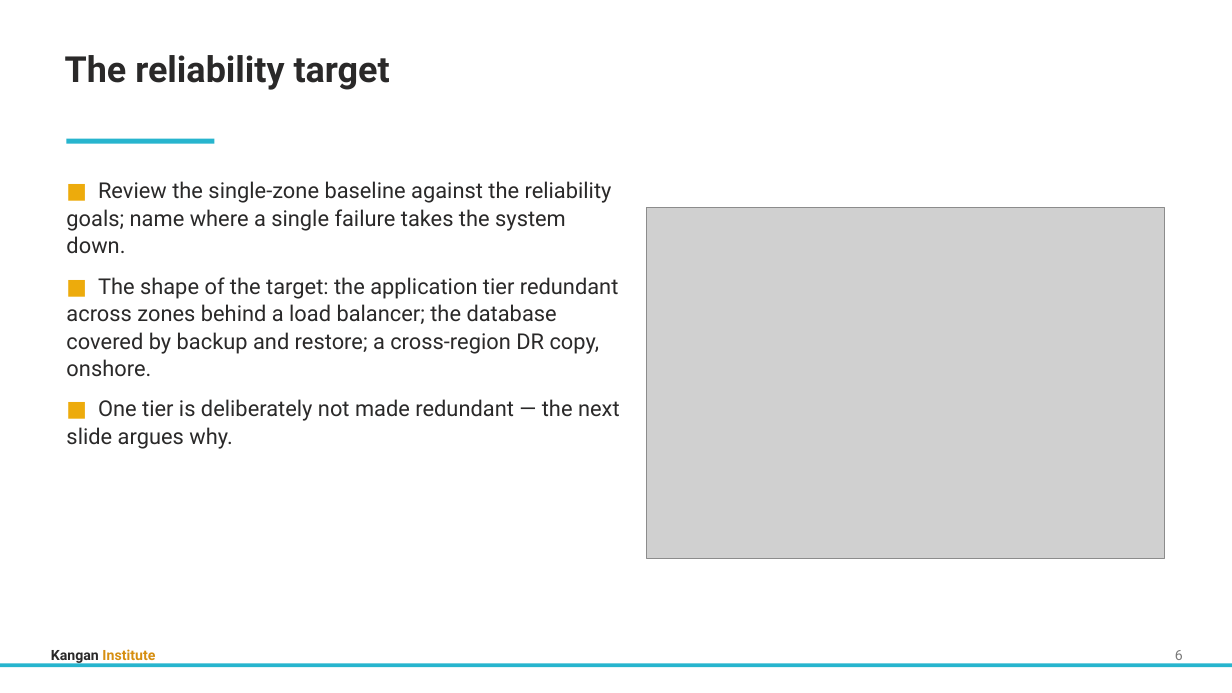
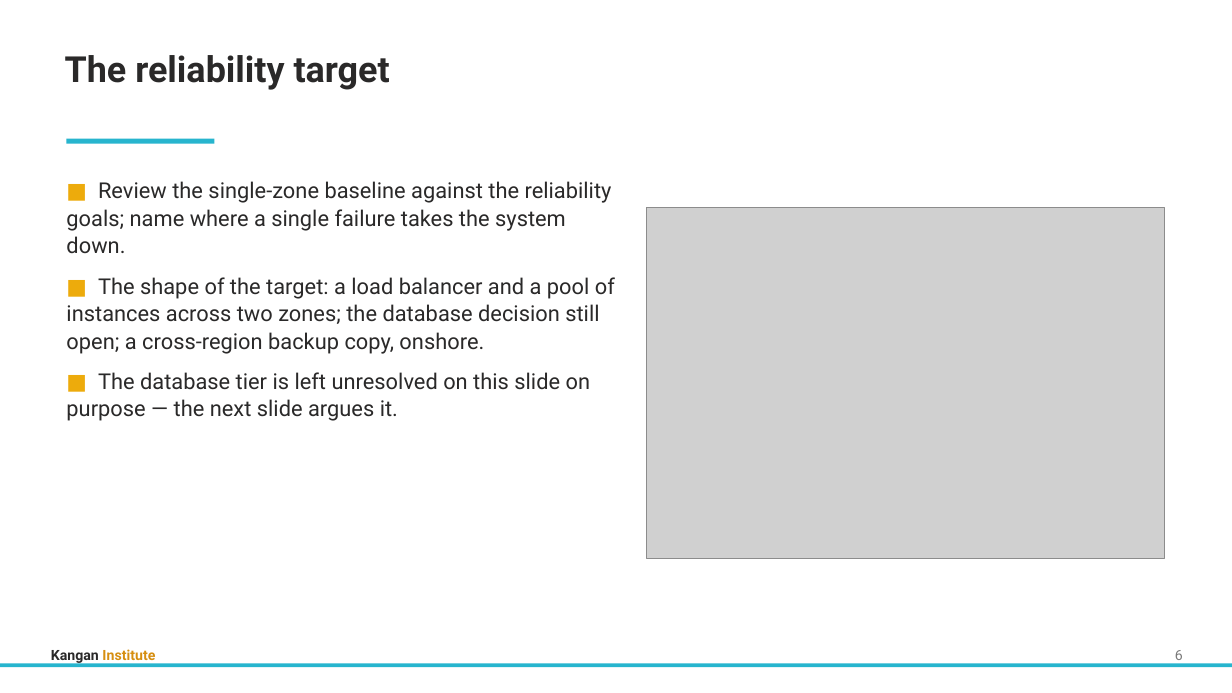
Before and after one commit to Digital-Initiatives-Kangan-Institute/diploma-cloud-cyber-content-s1, a slide deck: slide 9 of S1-CL3-Cloud-Infrastructure-Improvement/delivery/topic_03/Topic_03_Slides.pptx. Drawn at 1232x693 pixels with LibreOffice and Linux fonts; fonts in the diff are those of the drawing; grey boxes stand for pictures. Boxes give left, top, right and bottom in pixels: in the first picture for what was removed or moved away, otherwise in the second. Text is boxed around its words. In the diff, an @@ line names an element or a change of style, - is before the commit and + after.

```diff
--- a/S1-CL3-Cloud-Infrastructure-Improvement/delivery/topic_03/Topic_03_Slides.pptx
+++ b/S1-CL3-Cloud-Infrastructure-Improvement/delivery/topic_03/Topic_03_Slides.pptx
@@ text at <box>66,277,615,421</box>: text changed @@
-■ The shape of the target: the application tier redundant across zones behind a load balancer; the database covered by backup and restore; a cross-region DR copy, onshore.
-■ One tier is deliberately not made redundant — the next slide argues why.
+■ The shape of the target: a load balancer and a pool of instances across two zones; the database decision still open; a cross-region backup copy, onshore.
+■ The database tier is left unresolved on this slide on purpose — the next slide argues it.
```
Also in this commit, not shown: 2 other slides changed, 14 other files.
